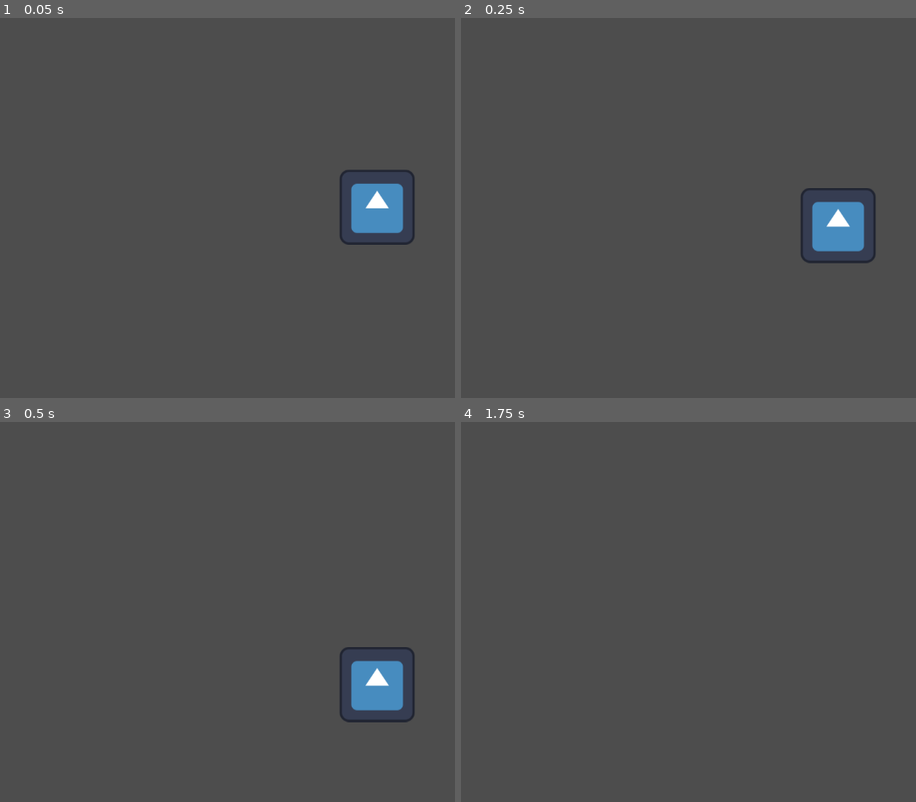
Above: before the commit, frames 1-4 (two rows, left to right).
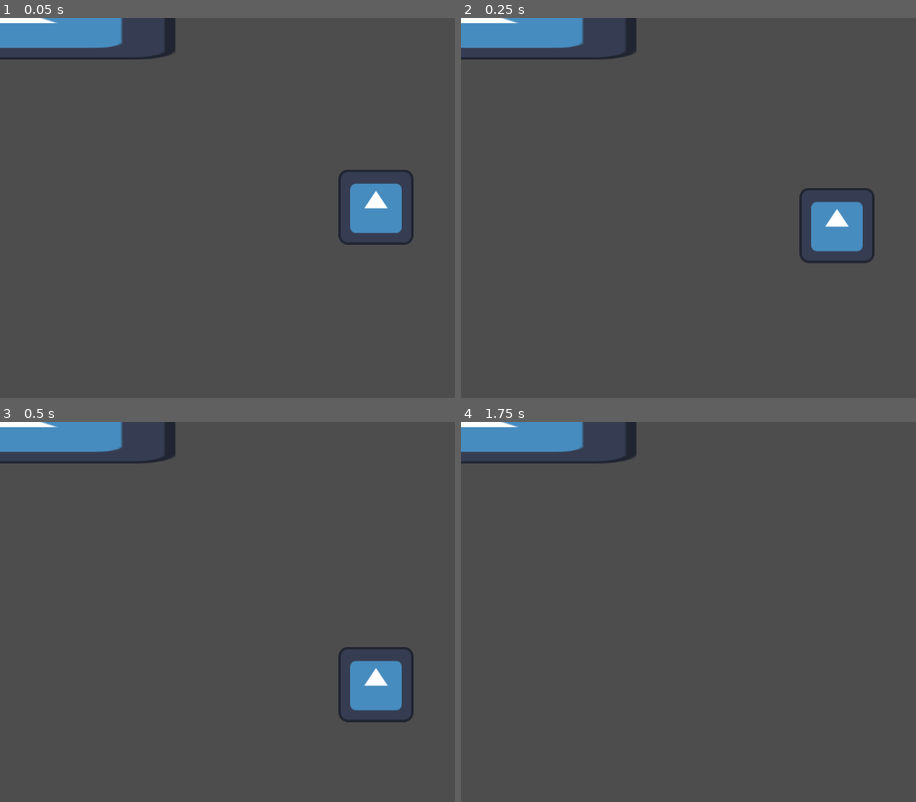
Above: after the commit, the same moments.

Repository: loganfraser12/platform-game
Game: Godot game, scene res://game.tscn
Same seed, same stepped clock (60 frames per second), same inputs: the game is played once before the commit and once after it. The engine's default icon, where the game draws it, is replaced by a stand-in: a white triangle on a blue panel in a dark square.
Inputs:
- Up to frame 1 (0.05 s): no input
- Up to frame 2 (0.25 s): no input
- Up to frame 3 (0.5 s): no input
- Up to frame 4 (1.75 s): tap Enter (ui_accept) at 0.5, 0.77, 1.25, 1.52 s; hold Right (ui_right) from 0.53 s (still down)

The runs differ from the first frame. In frame 1, 3.0% of the frame differs, in the area x 0-92%, y 0-60%; in frame 2, 2.9%; in frame 3, 2.9%; in frame 4, 2.6%.

Commit message:
Update game.tscn

Diff:
--- a/game.tscn
+++ b/game.tscn
@@ -6,7 +6,11 @@
 [sub_resource type="RectangleShape2D" id="RectangleShape2D_oaw0a"]
 size = Vector2(130, 128)
 
+[sub_resource type="RectangleShape2D" id="RectangleShape2D_jsnwg"]
+size = Vector2(613, 128)
+
 [node name="game" type="Node2D"]
+position = Vector2(-2, 0)
 
 [node name="player" type="CharacterBody2D" parent="."]
 position = Vector2(643, 321)
@@ -19,3 +23,14 @@
 [node name="CollisionShape2D" type="CollisionShape2D" parent="player"]
 position = Vector2(1, 0)
 shape = SubResource("RectangleShape2D_oaw0a")
+
+[node name="StaticBody2D" type="StaticBody2D" parent="."]
+
+[node name="CollisionShape2D" type="CollisionShape2D" parent="StaticBody2D"]
+position = Vector2(3, 3)
+shape = SubResource("RectangleShape2D_jsnwg")
+
+[node name="Sprite2D" type="Sprite2D" parent="StaticBody2D"]
+position = Vector2(8.00006, 6.99999)
+scale = Vector2(4.57813, 1)
+texture = ExtResource("1_e2xbr")
Not shown: 1 places in game.tscn that only renumber resources
